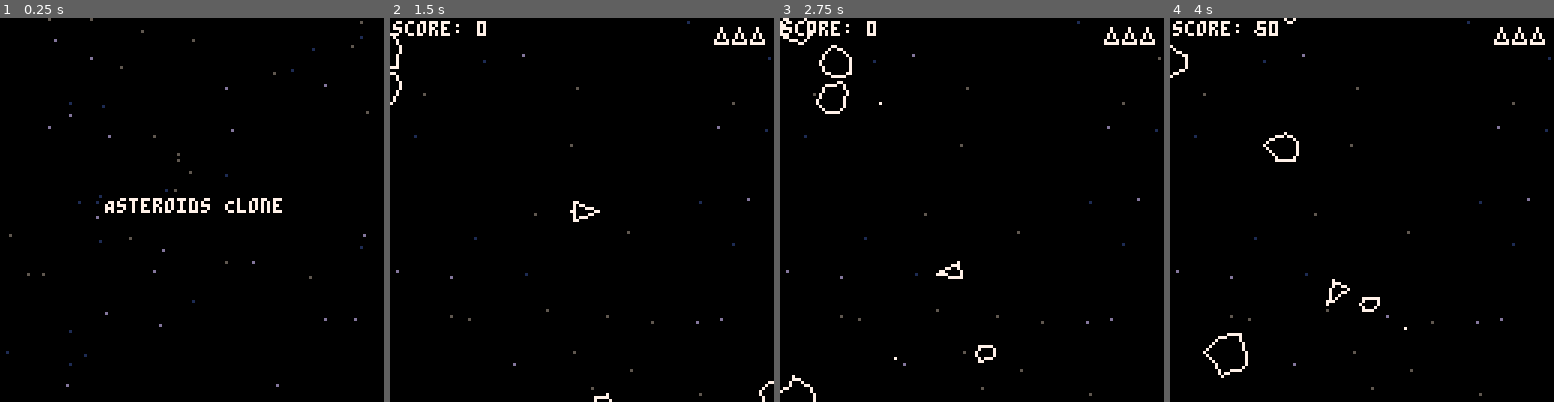
Above: before the commit, frames 1-4 (left to right).
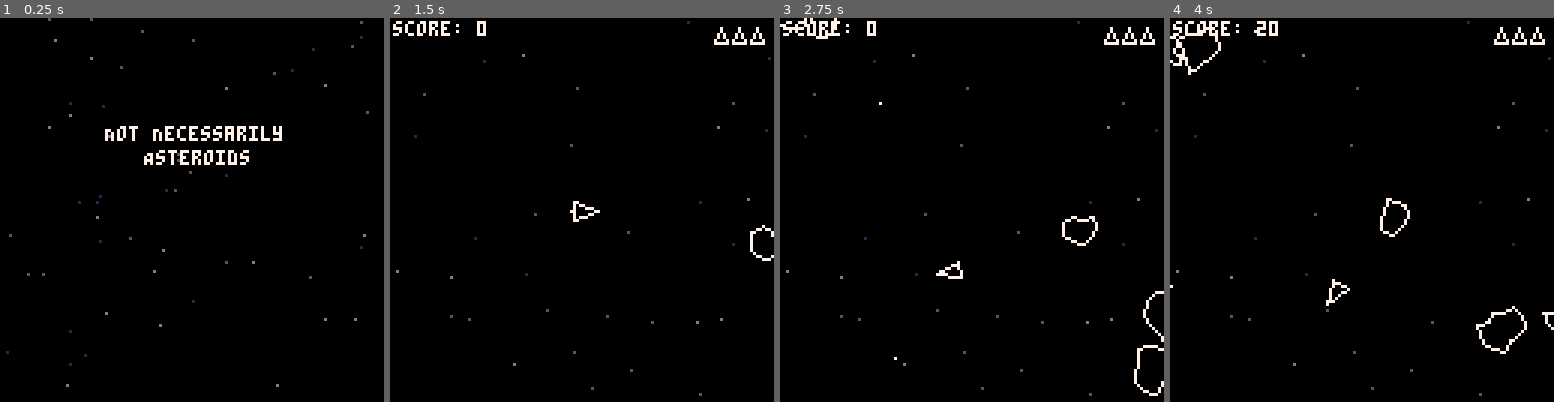
Above: after the commit, the same moments.

Repository: spencersokol/asteroids
Game: PICO-8 cartridge demo.p8
Same seed, same stepped clock (60 frames per second), same inputs: the game is played once before the commit and once after it.
Inputs:
- Up to frame 1 (0.25 s): no input
- Up to frame 2 (1.5 s): tap X (X key) at 0.33, 1.07 s; tap O (Z key) at 0.7 s
- Up to frame 3 (2.75 s): hold Right 1.6-2.1 s; tap O (Z key) at 1.7, 2.1, 2.5 s; tap X (X key) at 1.85 s; hold Up 2.15-2.42 s; hold Right from 2.47 s (still down)
- Up to frame 4 (4 s): tap O (Z key) at 2.9, 3.3, 3.7 s; tap X (X key) at 2.97 s; release Right at 3.03 s; hold Left 3.08-3.58 s

The runs differ from the first frame. In frame 1, 2.1% of the frame differs, in the area x 27-74%, y 28-51%; in frame 2, 0.4%; in frame 3, 1.2%; in frame 4, 1.4%.

Commit message:
Adjust asteroids; Rename game on title screen

Diff:
--- a/src/entities/asteroid_large.lua
+++ b/src/entities/asteroid_large.lua
@@ -17,12 +17,15 @@
             -- small or medium asteroid
             local asteroid_type = rnd({ asteroid, medium_asteroid })
 
-            asteroid_type:new({ x = x, y = y })
+            local b = flr(rnd(8)) - 4
+            asteroid_type:new({ x = x + b, y = y + b })
 
             if (rnd(1) > 0.5) then
 
+                b = flr(rnd(8)) - 4
+
                 -- small asteroid
-                asteroid:new({ x = x, y = y })
+                asteroid:new({ x = x + b, y = y + b })
 
             end
 
--- a/src/entities/asteroid_medium.lua
+++ b/src/entities/asteroid_medium.lua
@@ -14,7 +14,8 @@
 
         if (rnd(1) > 0.5) then
 
-            asteroid:new({ x = x, y = y })
+            local b = flr(rnd(8)) - 4
+            asteroid:new({ x = x + b, y = y + b })
 
         else
             explosion:new({ x = x, y = y, max = 8 })
--- a/src/scenes/game.lua
+++ b/src/scenes/game.lua
@@ -284,6 +284,8 @@
             medium_asteroid,
             medium_asteroid,
             large_asteroid,
+            large_asteroid,
+            large_asteroid,
             large_asteroid
         }
 
--- a/src/scenes/title.lua
+++ b/src/scenes/title.lua
@@ -24,7 +24,8 @@
             e:draw()
         end
 
-        print("Asteroids Clone", 35, 60, 7)
+        print("Not Necessarily", 35, 36, 7)
+        print("Asteroids", 48, 44, 7)
 
     end
 })
